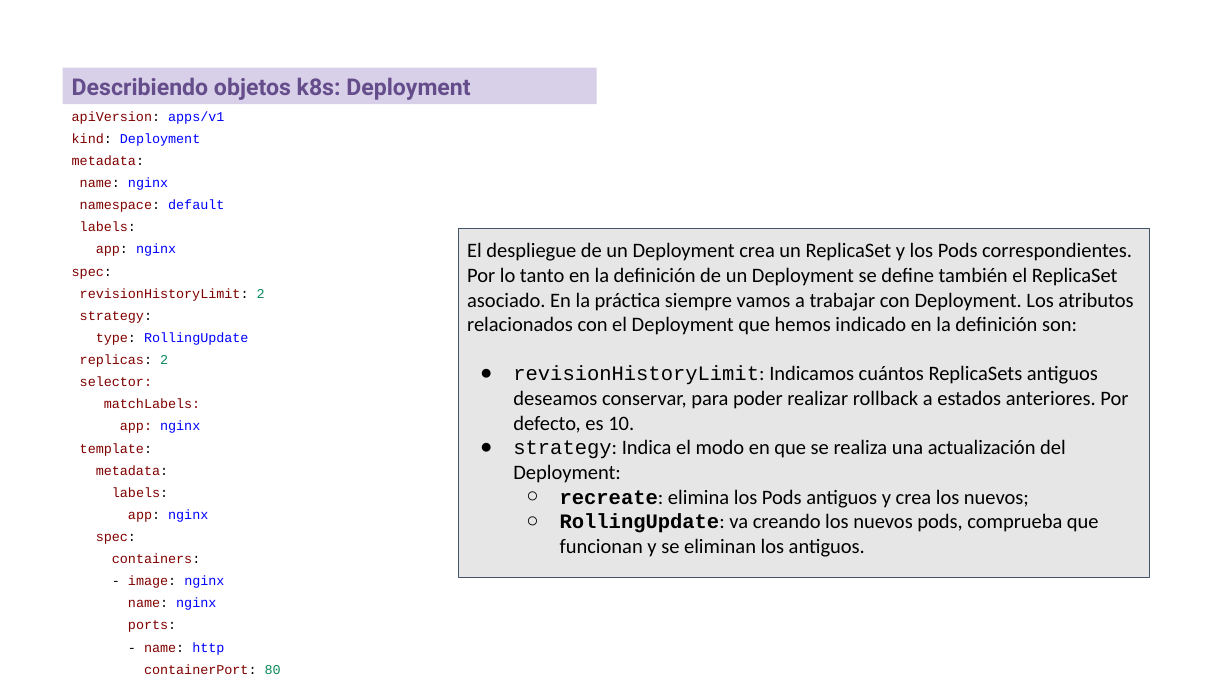
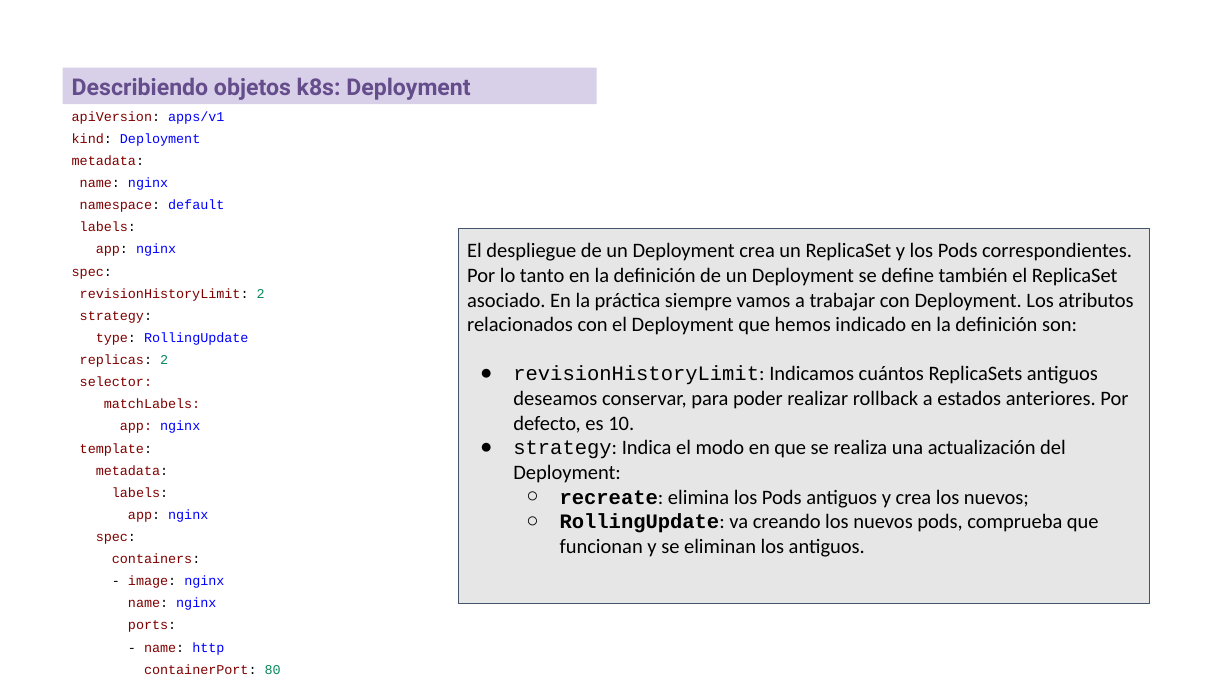
Before and after one commit to iesgn/curso_kubernetes_2020, a slide deck: slide 16 of unidad2/presentacion_sesion2.odp. Drawn at 1232x693 pixels with LibreOffice and Linux fonts; fonts in the diff are those of the drawing. Boxes give left, top, right and bottom in pixels: in the first picture for what was removed or moved away, otherwise in the second. Text is boxed around its words. In the diff, an @@ line names an element or a change of style, - is before the commit and + after.

```diff
--- a/unidad2/presentacion_sesion2.odp
+++ b/unidad2/presentacion_sesion2.odp
@@ rectangle "El despliegue de un Deployment ...": place and size @@
-rectangle "El despliegue de un Deployment ..." at (458, 228, 1150, 579)
+rectangle "El despliegue de un Deployment ..." at (458, 228, 1150, 604)
```
Also in this commit, not shown: 1 other slide changed, 1 other file.
